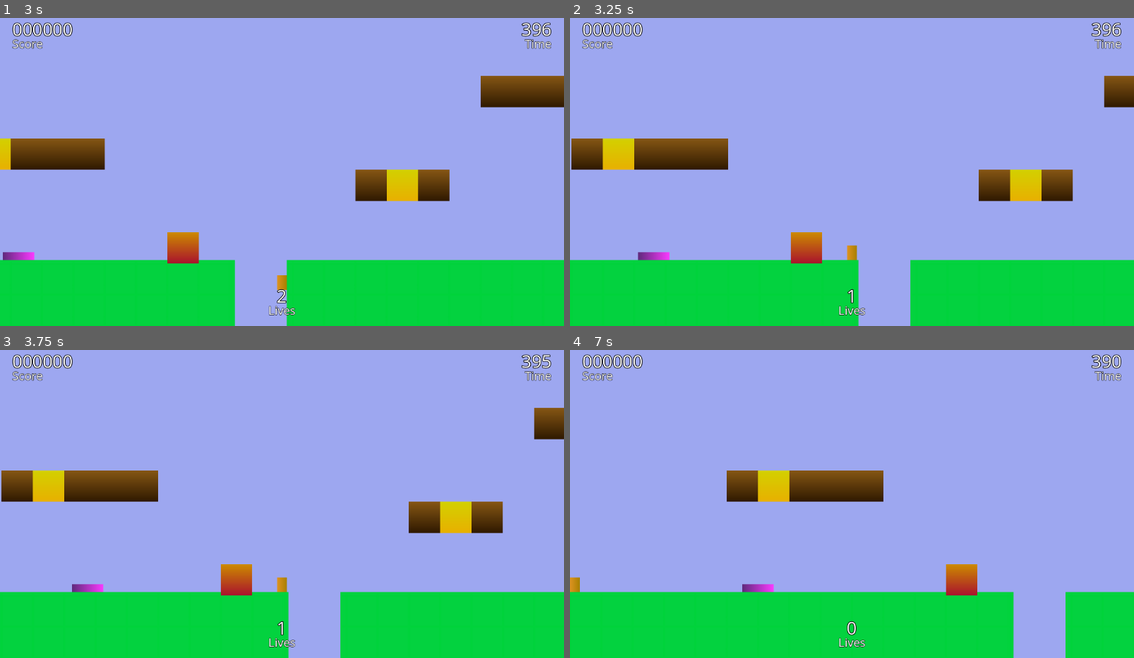
Above: before the commit, frames 1-4 (two rows, left to right).
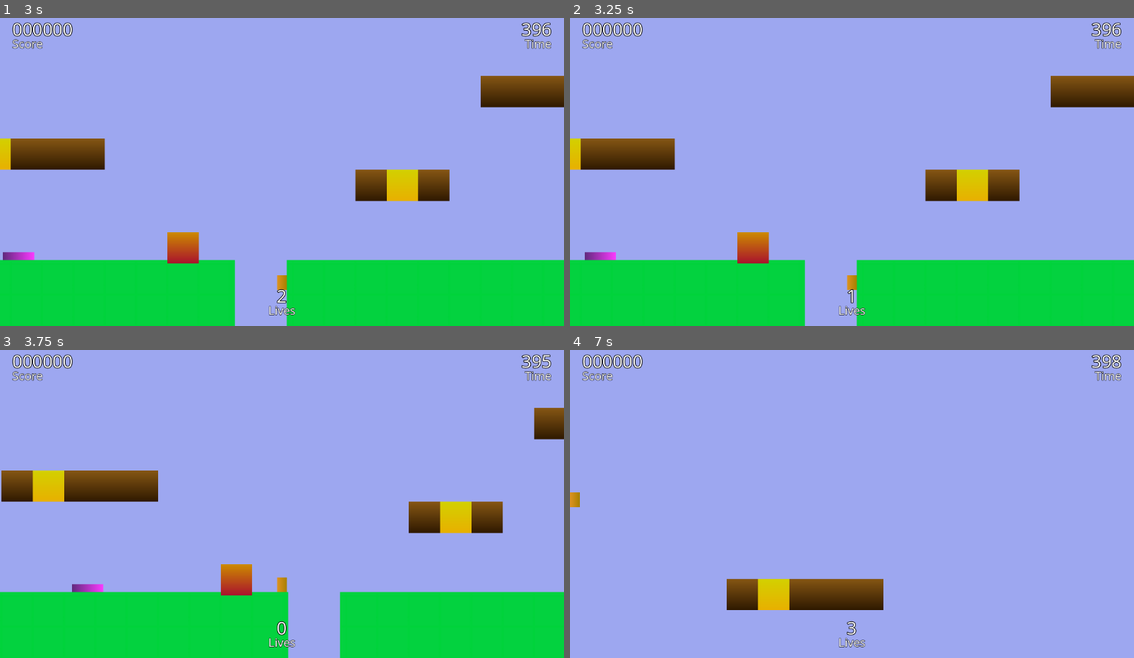
Above: after the commit, the same moments.

Repository: Alexxx180/Lemurio
Game: Godot game, scene res://levels/1/1/level.tscn
Same seed, same stepped clock (60 frames per second), same inputs: the game is played once before the commit and once after it.
Inputs:
- Up to frame 1 (3 s): tap Enter at 0.5, 2.75 s; hold Right (move_right) 0.53-2.03 s; tap Space (jump) at 0.77, 1.25, 1.52 s; hold Left (move_left) 2.03-2.78 s; hold Right (move_right) from 2.78 s (still down)
- Up to frame 2 (3.25 s): keep holding Right (move_right); tap Space (jump) at 3.02 s
- Up to frame 3 (3.75 s): keep holding Right (move_right)
- Up to frame 4 (7 s): tap Space (jump) at 3.77, 4.52, 6.02, 6.77 s; release Right (move_right) at 4.28 s; hold Left (move_left) 4.28-5.03 s; hold Right (move_right) 5.03-5.78 s; hold Left (move_left) from 5.78 s (still down)

Frame 1 is identical in both runs. In frame 2, 11% of the frame differs, in the area x 0-95%, y 18-100%; in frame 3, 0.1%; in frame 4, 24%, in the area x 0-100%, y 1-100%.

Commit message:
gap distance fixed

Diff:
--- a/assets/actors/player/hero.tscn
+++ b/assets/actors/player/hero.tscn
@@ -6,6 +6,21 @@
 [ext_resource type="Shape2D" uid="uid://clrc87yp1rxw6" path="res://assets/actors/player/hero/hero.tres" id="3_ryx63"]
 [ext_resource type="PackedScene" uid="uid://bbe1bbpojklqd" path="res://assets/actors/player/hero/stats/stats.tscn" id="5_8xd0n"]
 [ext_resource type="PackedScene" uid="uid://dqxh63u61e74a" path="res://assets/actors/player/hero/detectors/detectors.tscn" id="5_fuybm"]
+
+[sub_resource type="Animation" id="Animation_ch1j3"]
+length = 0.001
+tracks/0/type = "value"
+tracks/0/imported = false
+tracks/0/enabled = true
+tracks/0/path = NodePath(".:modulate")
+tracks/0/interp = 1
+tracks/0/loop_wrap = true
+tracks/0/keys = {
+"times": PackedFloat32Array(0),
+"transitions": PackedFloat32Array(1),
+"update": 0,
+"values": [Color(1, 1, 1, 1)]
+}
 
 [sub_resource type="Animation" id="Animation_uj2yw"]
 resource_name = "blink"
@@ -23,21 +38,6 @@
 "transitions": PackedFloat32Array(1, 1, 1),
 "update": 0,
 "values": [Color(1, 1, 1, 1), Color(1, 1, 1, 0.294118), Color(1, 1, 1, 1)]
-}
-
-[sub_resource type="Animation" id="Animation_ch1j3"]
-length = 0.001
-tracks/0/type = "value"
-tracks/0/imported = false
-tracks/0/enabled = true
-tracks/0/path = NodePath(".:modulate")
-tracks/0/interp = 1
-tracks/0/loop_wrap = true
-tracks/0/keys = {
-"times": PackedFloat32Array(0),
-"transitions": PackedFloat32Array(1),
-"update": 0,
-"values": [Color(1, 1, 1, 1)]
 }
 
 [sub_resource type="AnimationLibrary" id="AnimationLibrary_nmxt6"]
--- a/resources/environment/common/shapes/antistuck.tres
+++ b/resources/environment/common/shapes/antistuck.tres
@@ -1,4 +1,3 @@
 [gd_resource type="WorldBoundaryShape2D" format=3 uid="uid://c3l4jp71v2wvn"]
 
 [resource]
-distance = -128.0
